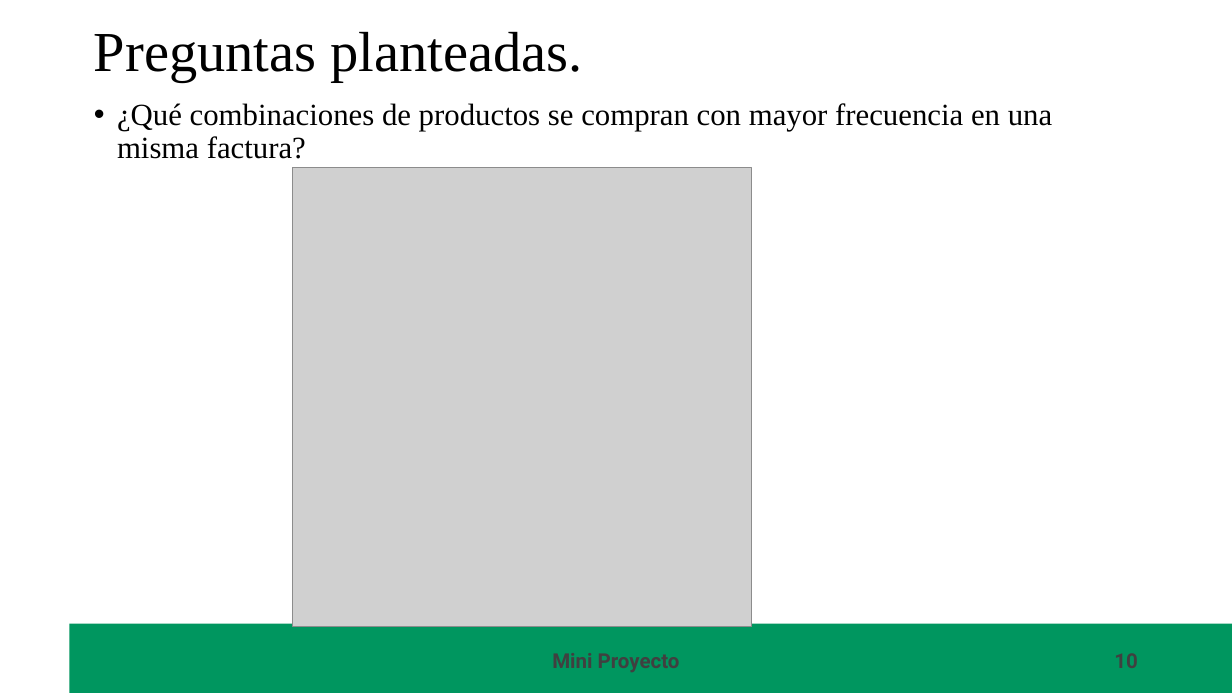
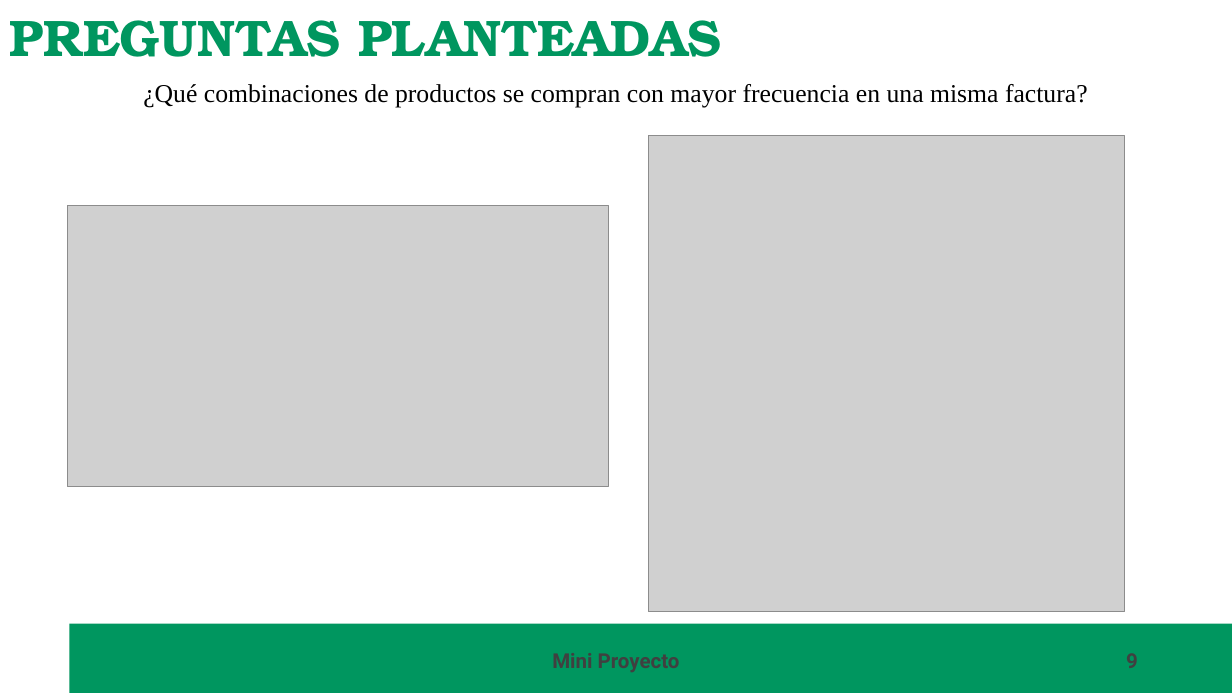
Before and after one commit to carmart4/ProyectoTD2025, a slide deck: slide 9 of presentacion/Presentacion.pptx (slide 10 before the commit). Drawn at 1232x693 pixels with LibreOffice and Linux fonts; fonts in the diff are those of the drawing; grey boxes stand for pictures; background and template pictures are left out. Boxes give left, top, right and bottom in pixels: in the first picture for what was removed or moved away, otherwise in the second. Text is boxed around its words. In the diff, an @@ line names an element or a change of style, - is before the commit and + after.

```diff
--- a/presentacion/Presentacion.pptx
+++ b/presentacion/Presentacion.pptx
@@ text at <box>9,20,721,57</box>: text changed; size 44 to 40 pt; font Times New Roman to TeX Gyre Bonum; text colour #000000 to #00965F; bold on @@
-Preguntas planteadas.
+PREGUNTAS PLANTEADAS
@@ text "¿Qué combinaciones de productos se ...": place and size @@
-text "¿Qué combinaciones de productos se ..." at <box>117,103,1052,159</box>
+text "¿Qué combinaciones de productos se ..." at <box>143,84,1088,107</box>
@@ text "¿Qué combinaciones de productos se ..." at <box>143,84,1088,107</box>: size 24 to 20 pt; alignment left to centre; bullet • to none; line spacing 0.9 to 1; less space between paragraphs; vertical alignment top to middle @@
@@ picture added at <box>649,136,1126,613</box> @@
@@ picture removed at <box>293,167,752,627</box> @@
@@ picture added at <box>67,206,608,487</box> @@
@@ page number at <box>871,642,1148,679</box>: text changed @@
-10
+9
```
Also in this commit, not shown: 12 other slides changed, 1 slide added, 1 slide removed, 1 other file.
